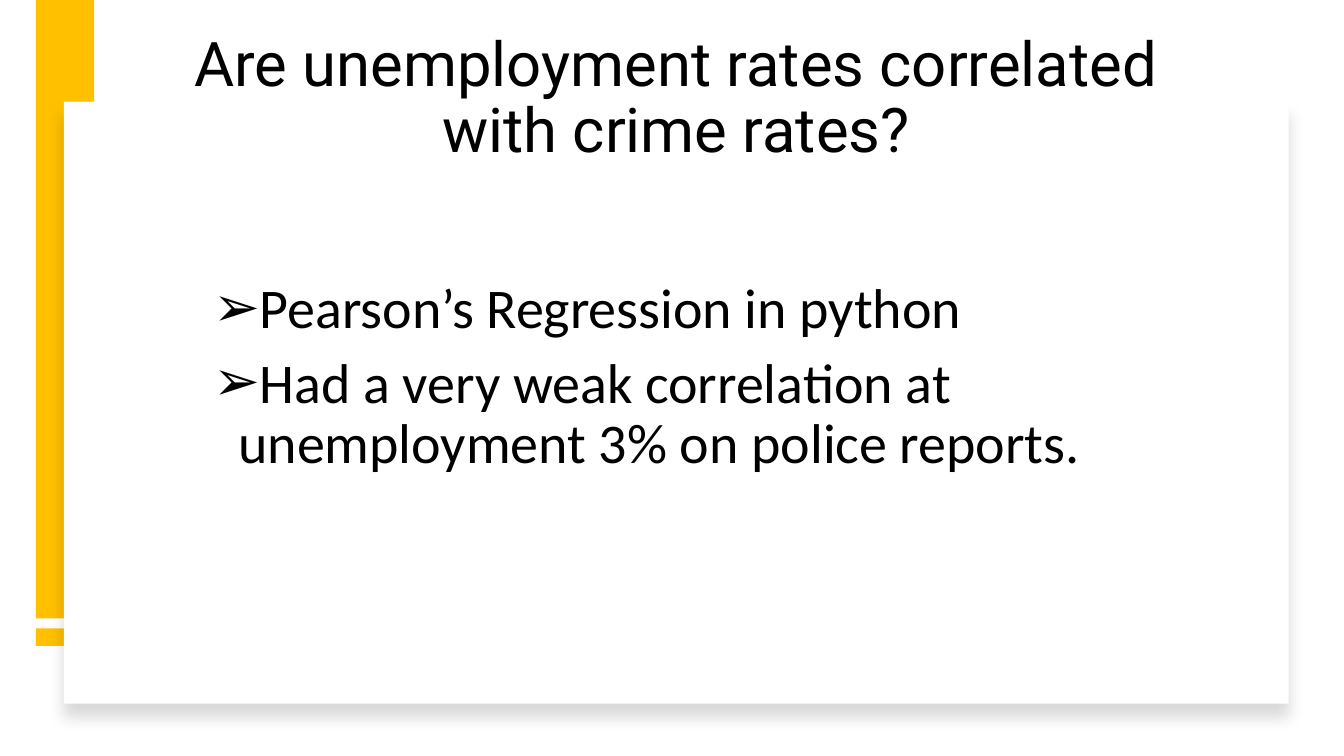
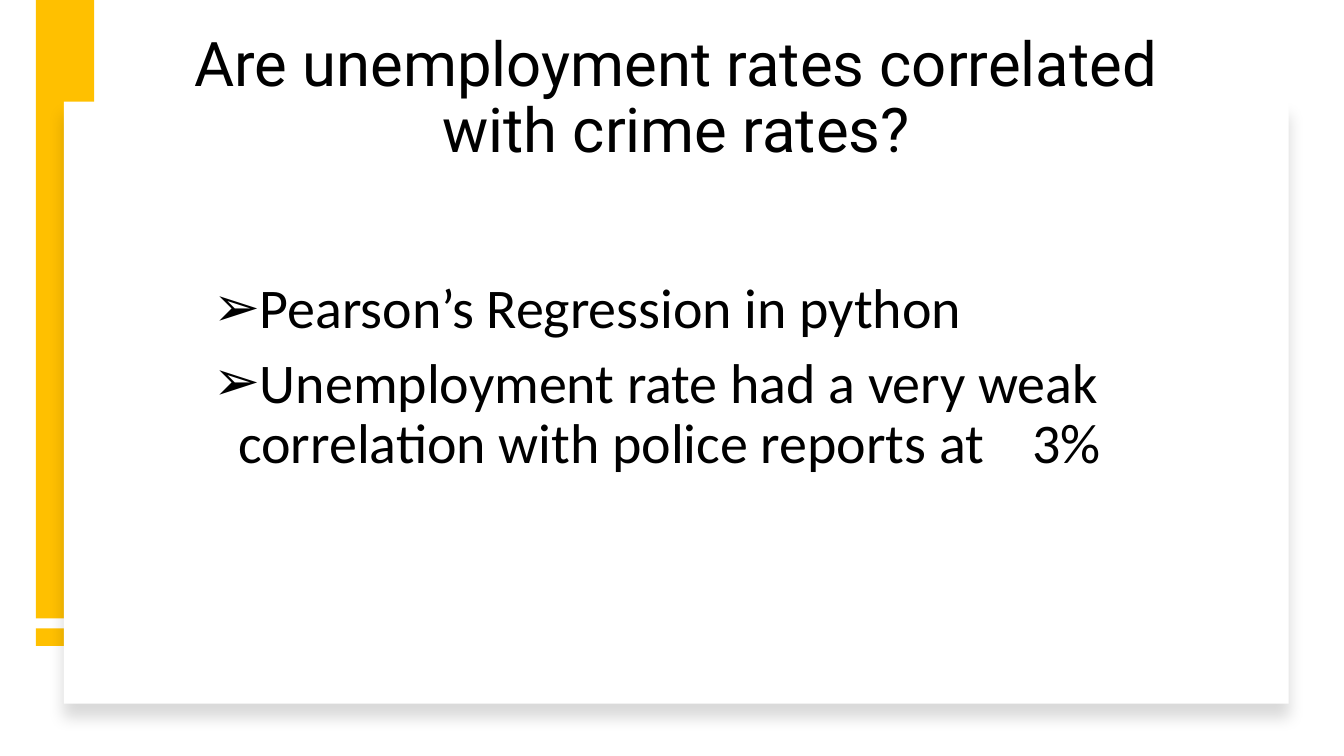
Before and after one commit to Mt122606/Curous-Conquers-, a slide deck: slide 12 of CuriousConquersProject/ProjectPowerpoint1 (1).pptx. Drawn at 1344x756 pixels with LibreOffice and Linux fonts; fonts in the diff are those of the drawing. Boxes give left, top, right and bottom in pixels: in the first picture for what was removed or moved away, otherwise in the second. Text is boxed around its words. In the diff, an @@ line names an element or a change of style, - is before the commit and + after.

```diff
--- a/CuriousConquersProject/ProjectPowerpoint1 (1).pptx
+++ b/CuriousConquersProject/ProjectPowerpoint1 (1).pptx
@@ text at [238,364,1100,472]: text changed @@
-➢ Had a very weak correlation at unemployment 3% on police reports.
+➢ Unemployment rate had a very weak correlation with police reports at 3%
```
Also in this commit, not shown: 5 other slides changed, 2 slides added, 2 slides removed, 1 other file.
